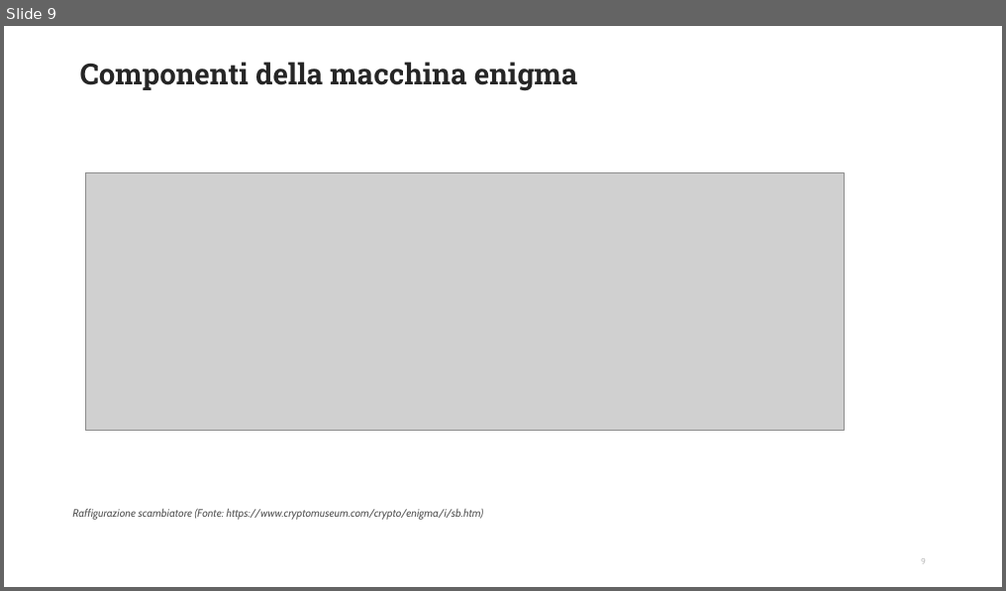
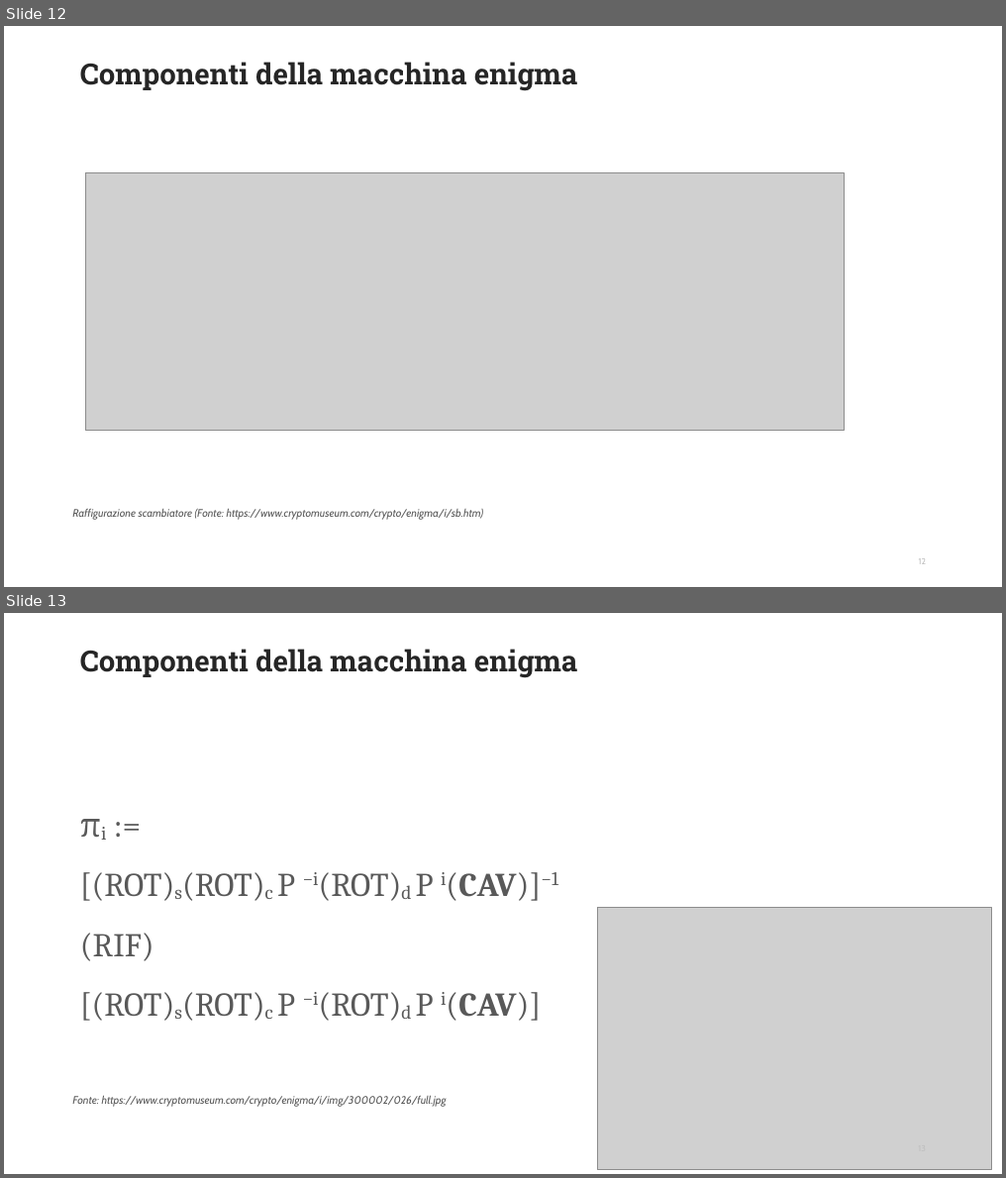
Before and after one commit to DanieleFerretti03/tesi-enigma, a slide deck: presentazione.odp. Shown one above the other, each under a label of ours: slide 9 before the commit, slides 12 and 13 after it. The pictures are 1006x591 and 1006x1178 pixels, drawn with LibreOffice and Linux fonts; fonts in the diff are those of the drawing; grey boxes stand for pictures; background and template pictures are left out. Boxes give left, top, right and bottom in pixels: in the first picture for what was removed or moved away, otherwise in the second. Text is boxed around its words. In the diff, an @@ line names an element or a change of style, - is before the commit and + after.

```diff
--- a/presentazione.odp
+++ b/presentazione.odp
@@ slide 13 added at (x1=4, y1=613, x2=1002, y2=1174), background #FFFFFF @@
@@ title added at (x1=80, y1=649, x2=578, y2=678), 28 pt, text #262626, bold @@
+Componenti della macchina enigma
@@ text added at (x1=80, y1=872, x2=558, y2=1021), 32 pt, text #595959 @@
+πi :=
+[(ROT)s(ROT)c P −i(ROT)d P i(CAV)]−1
+(RIF)
+[(ROT)s(ROT)c P −i(ROT)d P i(CAV)]
@@ picture added at (x1=598, y1=908, x2=991, y2=1170) @@
@@ text added at (x1=72, y1=1095, x2=447, y2=1107), 10.5 pt, text #595959, italic @@
+Fonte: https://www.cryptomuseum.com/crypto/enigma/i/img/300002/026/full.jpg
@@ page number added at (x1=709, y1=1134, x2=934, y2=1163), 8.2 pt, text #BFBFBF @@
+13
@@ what was slide 9 is now slide 12 @@
@@ page number at (x1=919, y1=559, x2=927, y2=565): text changed @@
-9
+12
```
Also in this commit, not shown: 1 slide changed, 3 other slides added, 2 other files.
